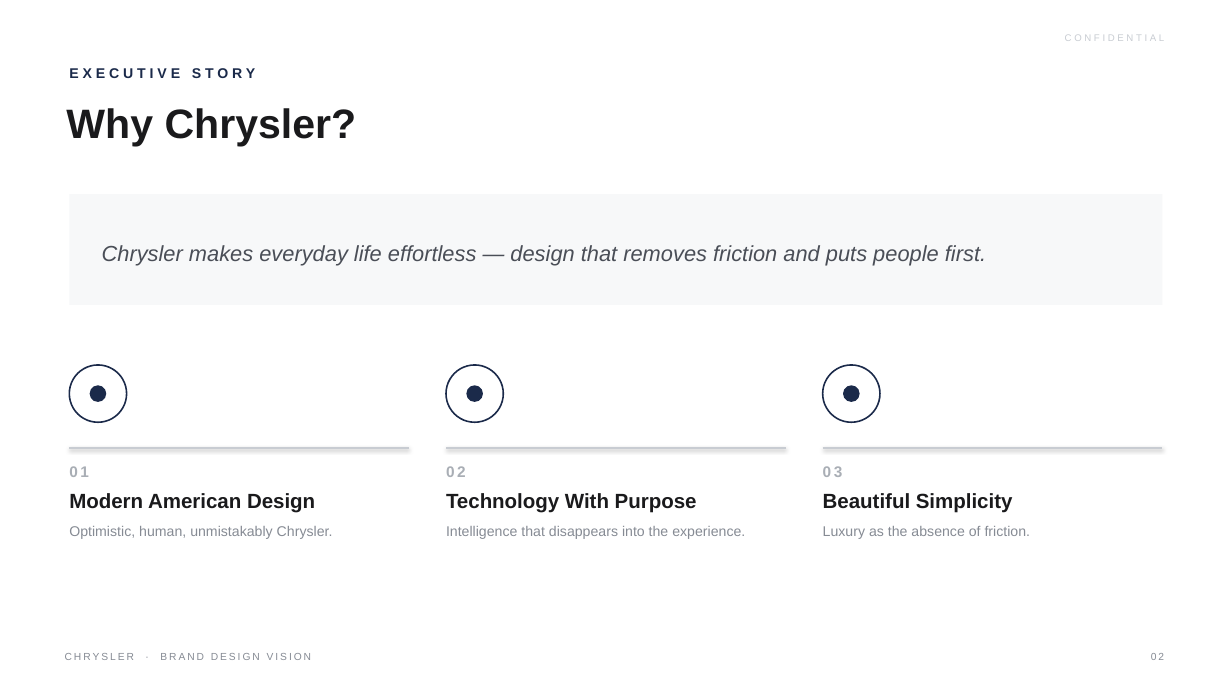
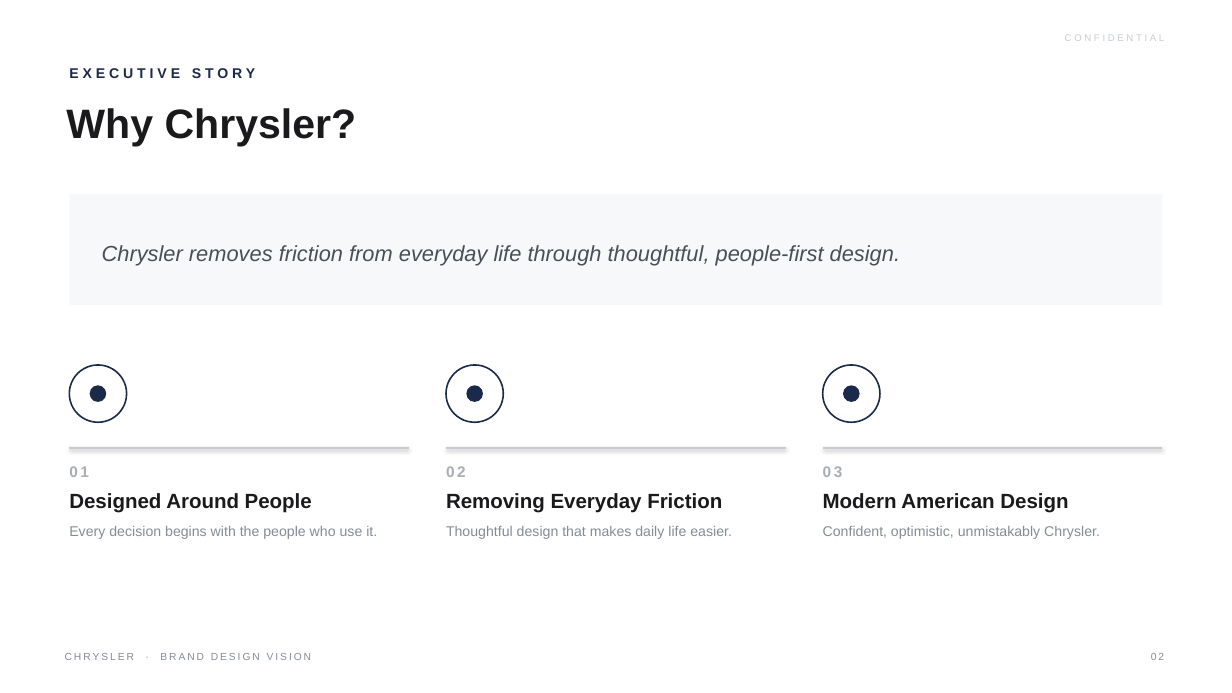
Before and after one commit to LG-Succe55/CLAUDE, a slide deck: slide 2 of Chrysler_Brand_Design_Vision.pptx. Drawn at 1232x693 pixels with LibreOffice and Linux fonts; fonts in the diff are those of the drawing. Boxes give left, top, right and bottom in pixels: in the first picture for what was removed or moved away, otherwise in the second. Text is boxed around its words. In the diff, an @@ line names an element or a change of style, - is before the commit and + after.

```diff
--- a/Chrysler_Brand_Design_Vision.pptx
+++ b/Chrysler_Brand_Design_Vision.pptx
@@ text at [102, 245, 900, 266]: text changed @@
-Chrysler makes everyday life effortless — design that removes friction and puts people first.
+Chrysler removes friction from everyday life through thoughtful, people-first design.
@@ text at [69, 493, 377, 539]: text changed @@
-Modern American Design
-Optimistic, human, unmistakably Chrysler.
+Designed Around People
+Every decision begins with the people who use it.
@@ text at [446, 493, 732, 539]: text changed @@
-Technology With Purpose
-Intelligence that disappears into the experience.
+Removing Everyday Friction
+Thoughtful design that makes daily life easier.
@@ text at [823, 493, 1100, 539]: text changed @@
-Beautiful Simplicity
-Luxury as the absence of friction.
+Modern American Design
+Confident, optimistic, unmistakably Chrysler.
```
Also in this commit, not shown: 16 other slides changed, 1 other file.
